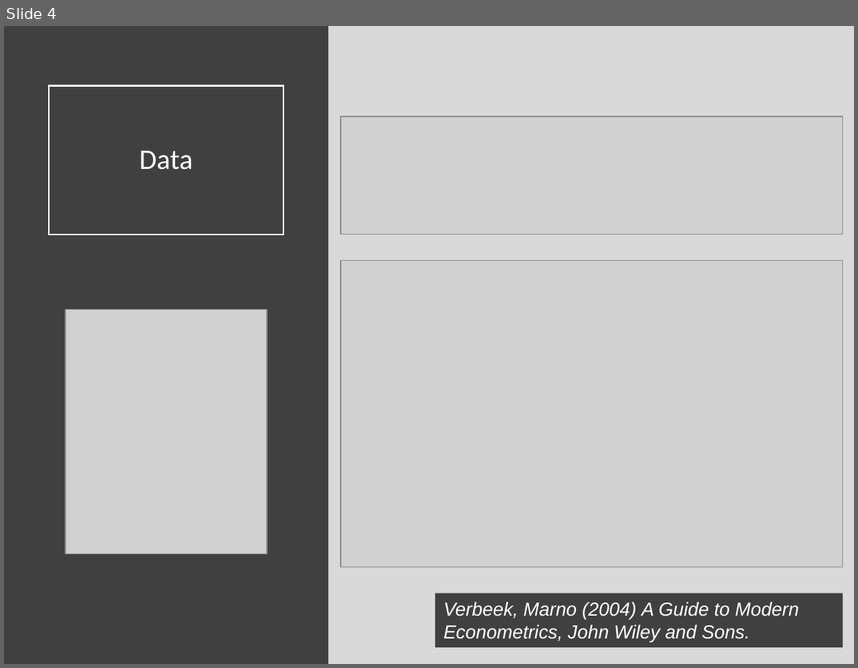
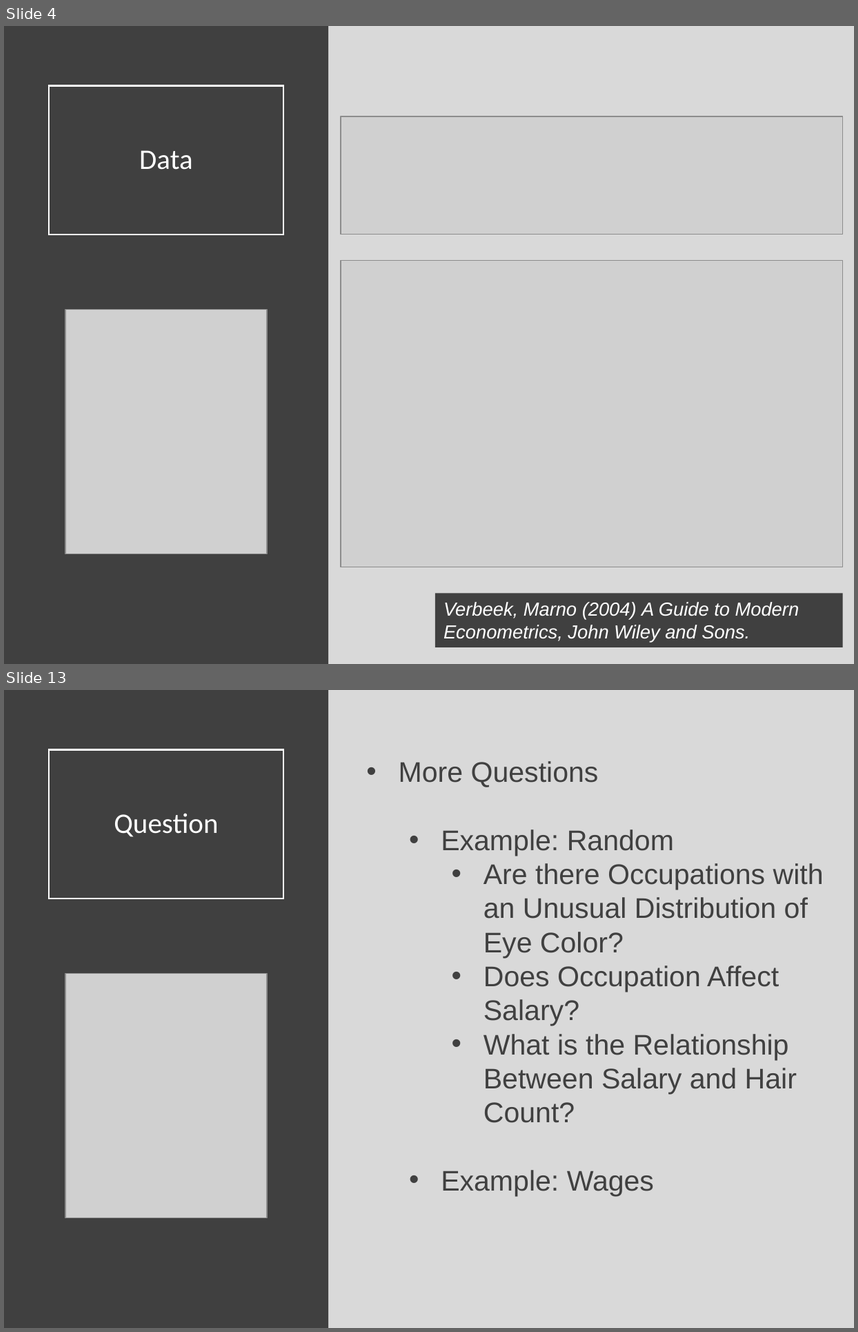
Before and after one commit to Yixf-Self/STOR320_WEBSITE, a slide deck: Lecture/Lecture 8/Lecture 8.pptx. Shown one above the other, each under a label of ours: slide 4 before the commit, slides 4 and 13 after it; the slides between them are not shown. The pictures are 858x668 and 858x1332 pixels, drawn with LibreOffice and Linux fonts; fonts in the diff are those of the drawing; grey boxes stand for pictures. Boxes give left, top, right and bottom in pixels: in the first picture for what was removed or moved away, otherwise in the second. Text is boxed around its words. In the diff, an @@ line names an element or a change of style, - is before the commit and + after.

```diff
--- a/Lecture/Lecture 8/Lecture 8.pptx
+++ b/Lecture/Lecture 8/Lecture 8.pptx
@@ slide 13 added at (4,690,854,1328), background #D9D9D9 @@
@@ rectangle added at (4,690,329,1328), fill #404040 @@
@@ title added at (49,749,283,898), outline #FFFFFF 1.5 pt, 24 pt, text #FFFFFF @@
+Question
@@ text added at (399,761,824,1196), 24 pt, text #404040 @@
+• More Questions
+  • Example: Random
+    • Are there Occupations with an Unusual Distribution of Eye Color?
+    • Does Occupation Affect Salary?
+    • What is the Relationship Between Salary and Hair Count?
+  • Example: Wages
@@ picture added at (65,973,267,1217) @@
```
Also in this commit, not shown: 6 slides changed, 18 other slides added, 1 slide removed, 7 other files.
